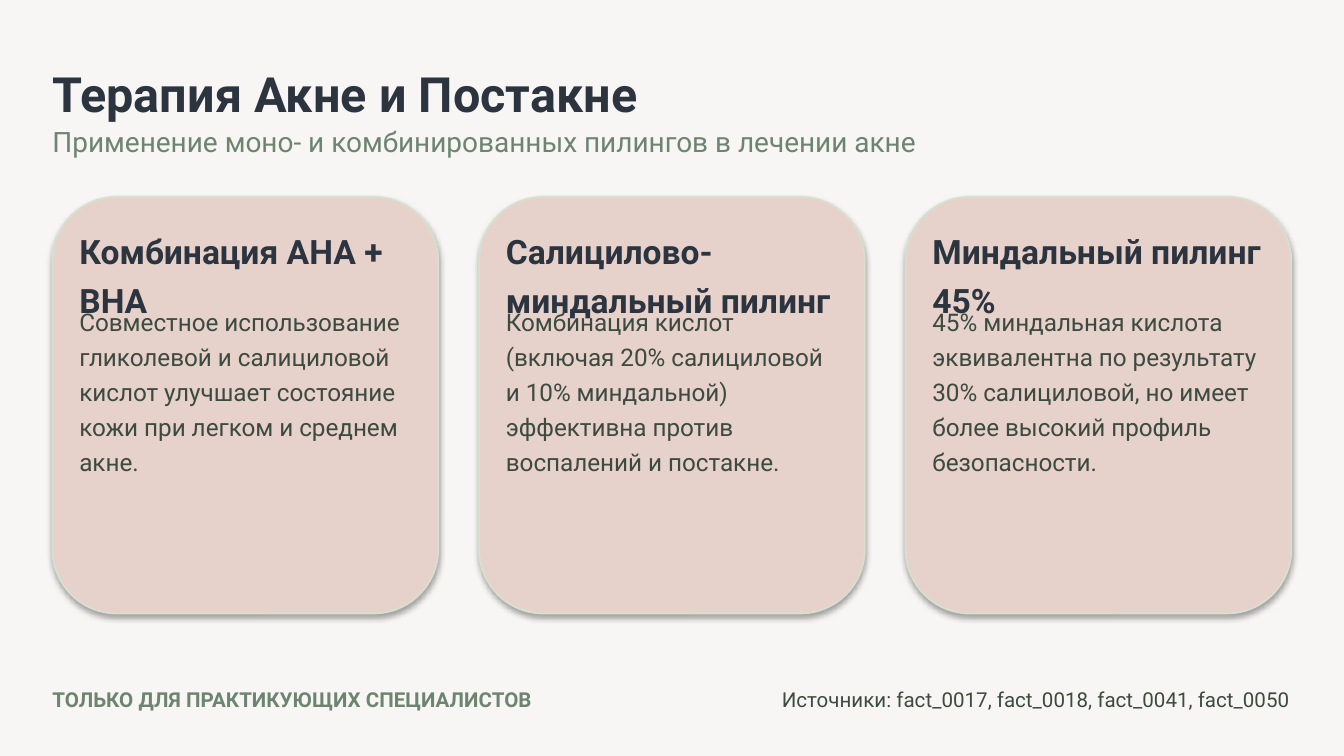
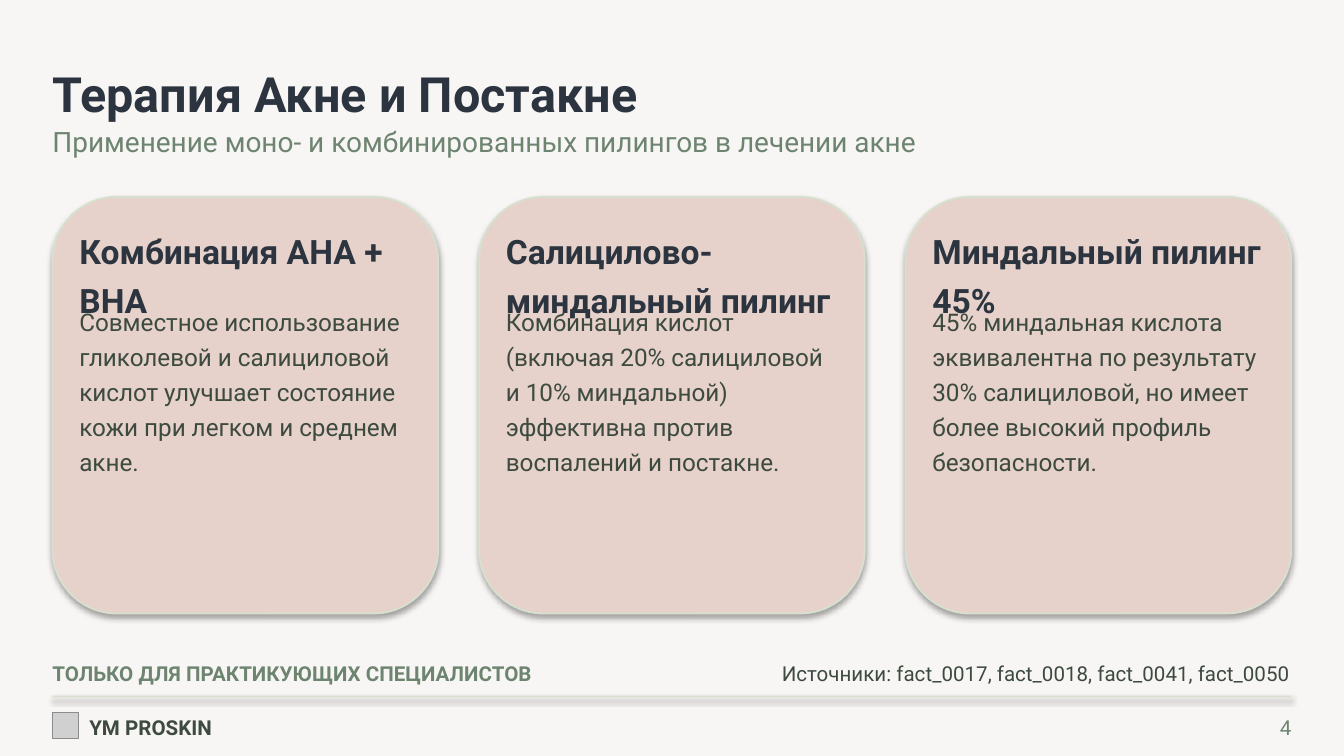
Before and after one commit to egregie/di_ko, a slide deck: slide 4 of 06_render/out/deck_exfoliants.pptx. Drawn at 1344x756 pixels with LibreOffice and Linux fonts; fonts in the diff are those of the drawing; grey boxes stand for pictures. Boxes give left, top, right and bottom in pixels: in the first picture for what was removed or moved away, otherwise in the second. Text is boxed around its words. In the diff, an @@ line names an element or a change of style, - is before the commit and + after.

```diff
--- a/06_render/out/deck_exfoliants.pptx
+++ b/06_render/out/deck_exfoliants.pptx
@@ text "ТОЛЬКО ДЛЯ ПРАКТИКУЮЩИХ СПЕЦИАЛИСТОВ": place and size @@
-text "ТОЛЬКО ДЛЯ ПРАКТИКУЮЩИХ СПЕЦИАЛИСТОВ" at <box>52,692,532,711</box>
+text "ТОЛЬКО ДЛЯ ПРАКТИКУЮЩИХ СПЕЦИАЛИСТОВ" at <box>52,666,532,685</box>
@@ text "Источники: fact_0017, fact_0018, fact_0041, fact_0050": place and size @@
-text "Источники: fact_0017, fact_0018, fact_0041, fact_0050" at <box>782,691,1289,710</box>
+text "Источники: fact_0017, fact_0018, fact_0041, fact_0050" at <box>782,665,1289,684</box>
@@ rectangle added at <box>52,696,1292,698</box>, fill #D7E0CE @@
@@ picture added at <box>52,712,79,739</box> @@
@@ text added at <box>89,720,212,735</box>, 11 pt, text #3D4A40, bold @@
+YM PROSKIN
@@ text added at <box>1280,720,1292,735</box>, 11 pt, text #6D8470 @@
+4
```
Also in this commit, not shown: 6 other slides changed, 21 other files.
